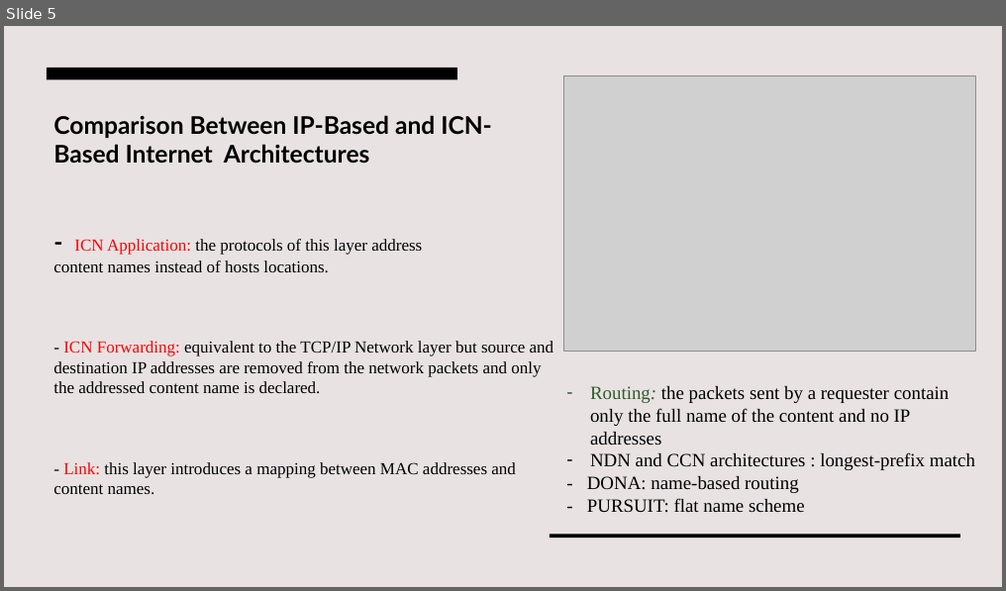
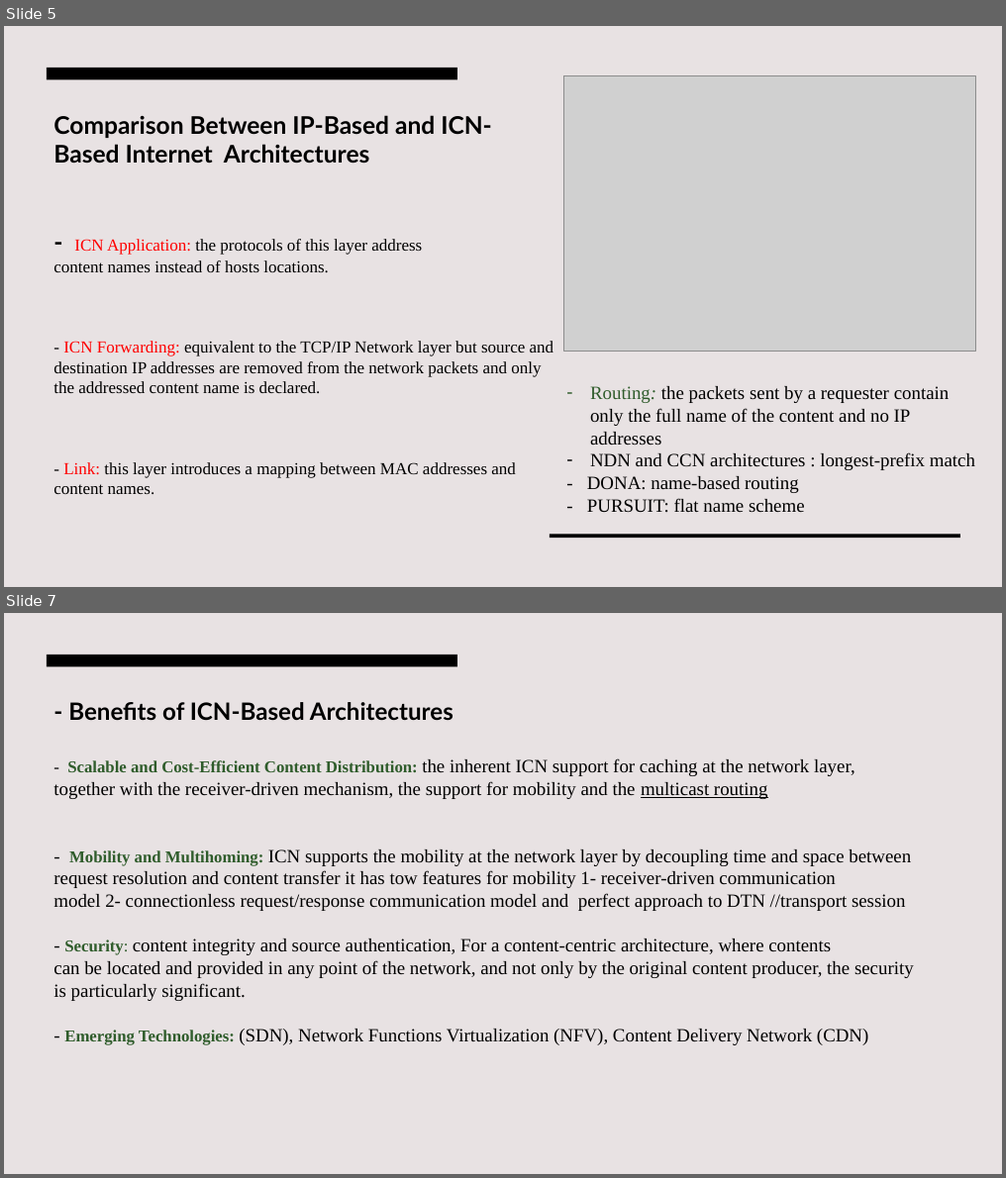
Before and after one commit to NazeerPD/CNS, a slide deck: ICN-IP Coexistence Solutions.pptx. Shown one above the other, each under a label of ours: slide 5 before the commit, slides 5 and 7 after it; the slides between them are not shown. The pictures are 1006x591 and 1006x1178 pixels, drawn with LibreOffice and Linux fonts; fonts in the diff are those of the drawing; grey boxes stand for pictures. Boxes give left, top, right and bottom in pixels: in the first picture for what was removed or moved away, otherwise in the second. Text is boxed around its words. In the diff, an @@ line names an element or a change of style, - is before the commit and + after.

```diff
--- a/ICN-IP Coexistence Solutions.pptx
+++ b/ICN-IP Coexistence Solutions.pptx
@@ slide 7 added at <box>4,613,1002,1174</box>, background #E8E2E3 @@
@@ rectangle added at <box>47,655,457,666</box>, fill #000000 @@
@@ title added at <box>54,702,914,1046</box>, 18 pt, text #000000 @@
+- Benefits of ICN-Based Architectures
+- Scalable and Cost-Efficient Content Distribution: the inherent ICN support for caching at the network layer, together with the receiver-driven mechanism, the support for mobility and the multicast routing
+- Mobility and Multihoming: ICN supports the mobility at the network layer by decoupling time and space between
+request resolution and content transfer it has tow features for mobility 1- receiver-driven communication
+model 2- connectionless request/response communication model and perfect approach to DTN //transport session
+- Security: content integrity and source authentication, For a content-centric architecture, where contents
+can be located and provided in any point of the network, and not only by the original content producer, the security is particularly significant.
+- Emerging Technologies: (SDN), Network Functions Virtualization (NFV), Content Delivery Network (CDN)
```
Also in this commit, not shown: 1 slide changed, 5 other slides added, 1 slide removed.
